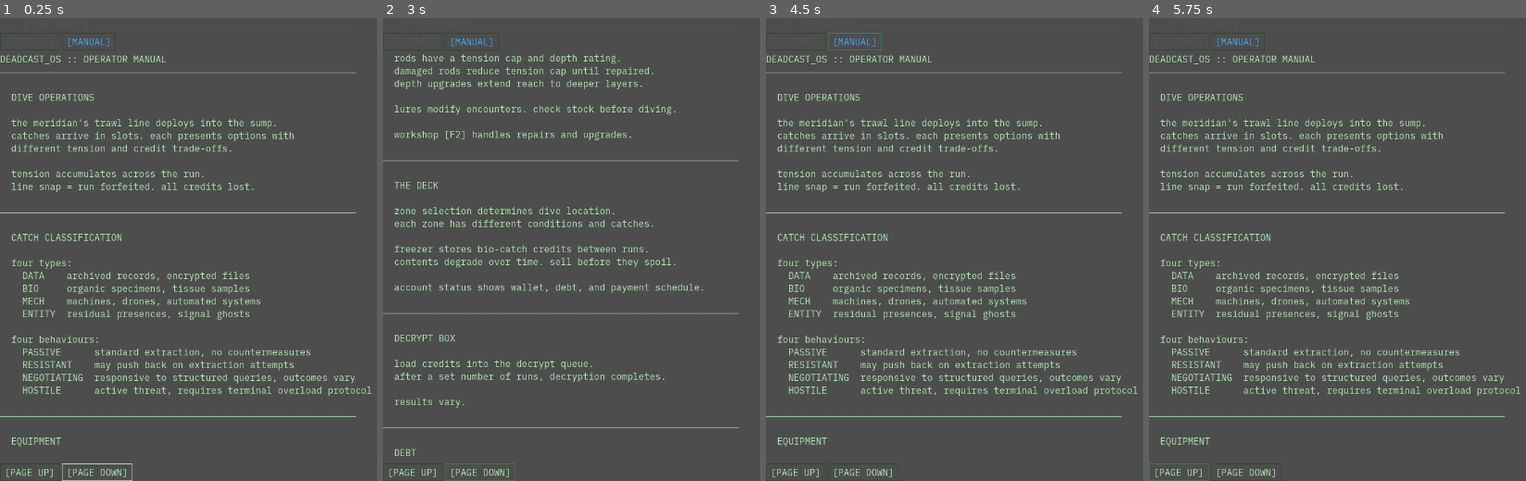
Above: before the commit, frames 1-4 (left to right).
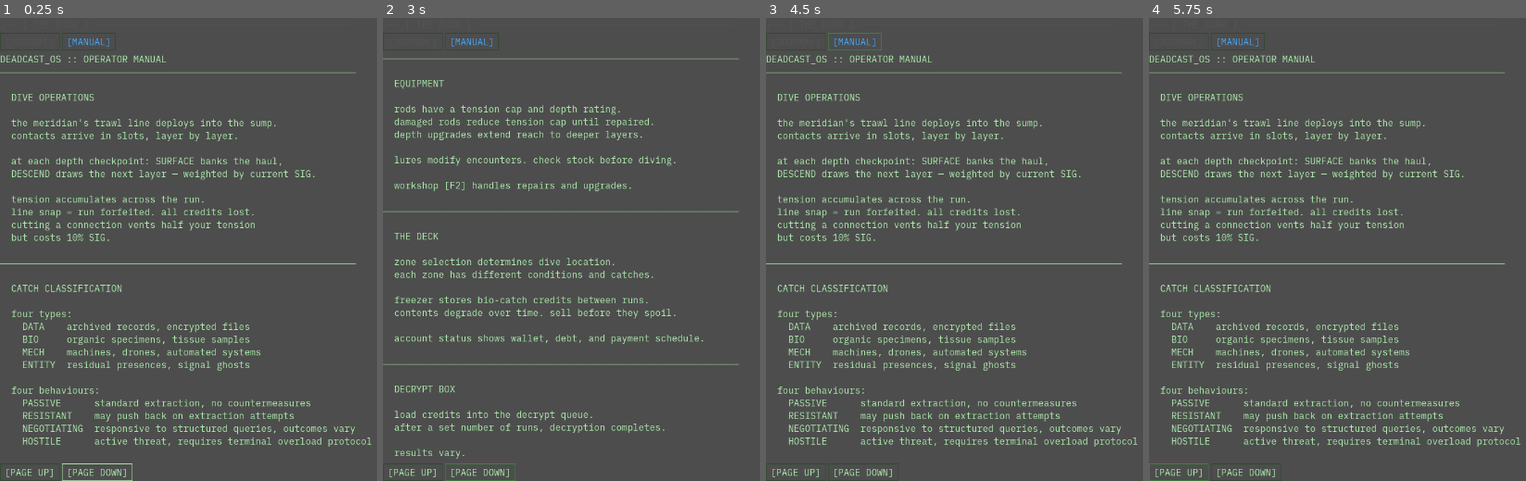
Above: after the commit, the same moments.

Repository: Teeohbee/deadcast
Game: Godot game, scene res://scenes/barge_hub/Bunk.tscn
Two runs of this game, one before a commit and one after it. Both use one fixed random seed, a clock stepped at 60 frames per second and the inputs below. This scene is started directly instead of the project's main scene.
Inputs:
- Up to frame 1 (0.25 s): no input
- Up to frame 2 (3 s): click "[JOURNAL]" at 0.5 s; click "[MANUAL]" at 1.25 s; click "[PAGE UP]" at 2 s; click "[PAGE DOWN]" at 2.75 s
- Up to frame 3 (4.5 s): click "[JOURNAL]" at 3.5 s; click "[MANUAL]" at 4.25 s
- Up to frame 4 (5.75 s): click "[PAGE UP]" at 5 s

The runs differ from the first frame. In frame 1, 9.8% of the frame differs, in the area x 0-99%, y 24-93%; in frame 2, 9.7%; in frame 3, 9.8%; in frame 4, 9.8%.

Commit message:
docs: update operator manual for depth checkpoints and cut-line cost

Diff:
--- a/resources/manual_content.gd
+++ b/resources/manual_content.gd
@@ -4,7 +4,7 @@
 const SECTIONS: Array[Dictionary] = [
 	{
 		"title": "DIVE OPERATIONS",
-		"body": "the meridian's trawl line deploys into the sump.\ncatches arrive in slots. each presents options with\ndifferent tension and credit trade-offs.\n\ntension accumulates across the run.\nline snap = run forfeited. all credits lost.",
+		"body": "the meridian's trawl line deploys into the sump.\ncontacts arrive in slots, layer by layer.\n\nat each depth checkpoint: SURFACE banks the haul,\nDESCEND draws the next layer — weighted by current SIG.\n\ntension accumulates across the run.\nline snap = run forfeited. all credits lost.\ncutting a connection vents half your tension\nbut costs 10% SIG.",
 	},
 	{
 		"title": "CATCH CLASSIFICATION",
